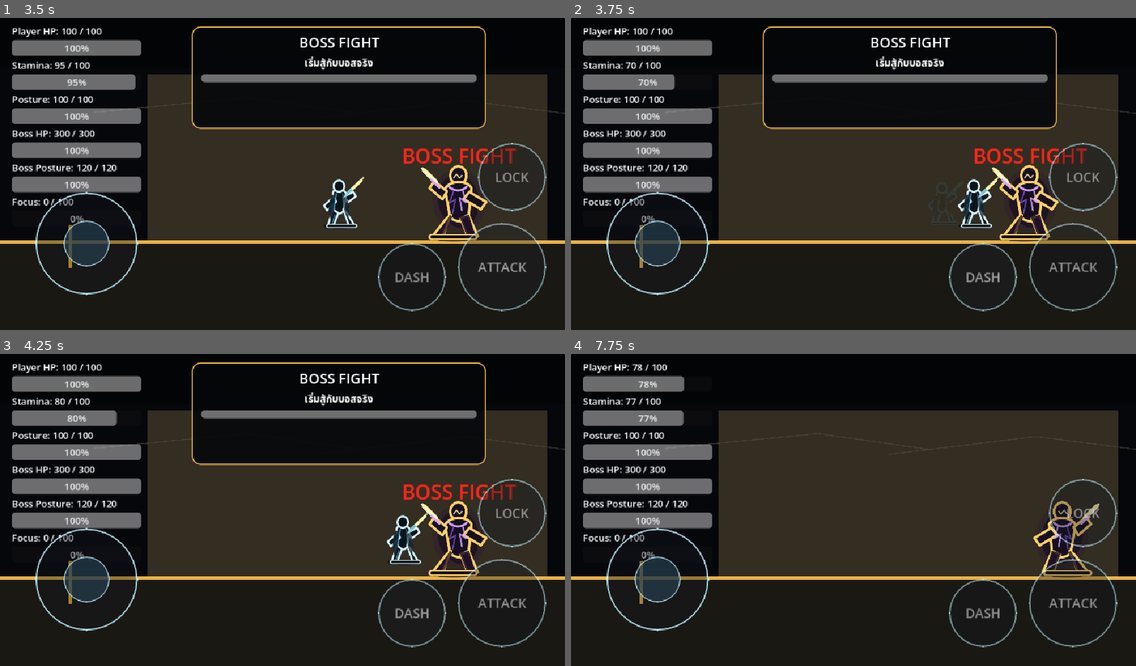
Above: before the commit, frames 1-4 (two rows, left to right).
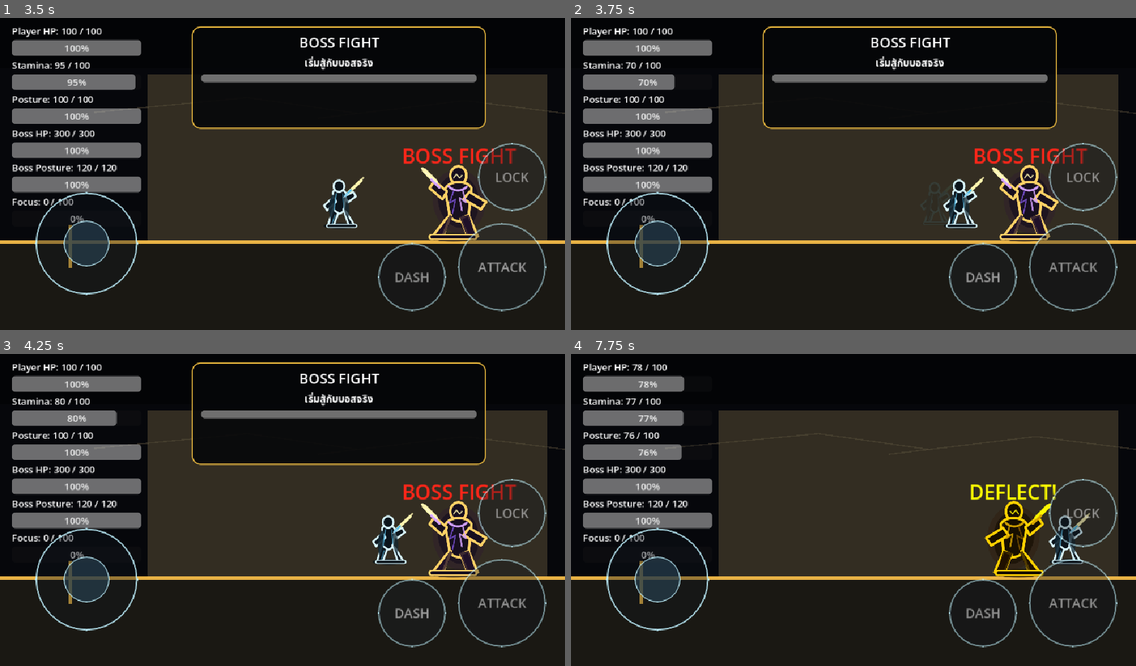
Above: after the commit, the same moments.

Repository: shanwinder/lastblade
Game: Godot game, scene res://scenes/main/BossBrokenMaster.tscn
Same seed, same stepped clock (60 frames per second), same inputs: the game is played once before the commit and once after it.
Inputs (mouse positions are in pixels of both pictures, inside the frame that each line leads up to):
- Up to frame 1 (3.5 s): click "START" at 0.5 s; click "SKIP" at 1.25 s; click "SKIP" at 2 s; click "ATTACK" at 2.75 s
- Up to frame 2 (3.75 s): click "DASH" at 3.5 s
- Up to frame 3 (4.25 s): no input
- Up to frame 4 (7.75 s): click "LOCK" at 4.25 s; click "LOCKED" at 5 s; tap Enter at 5.75 s; move the mouse to (977, 491) at 5.77 s; hold Right (ui_right) 5.78-6.5 s; tap S (dash) at 5.85, 7.35 s; click (977, 491) at 5.92 s; drag from (740, 522) to (1130, 538) at 6.52 s; move the mouse to (910, 438) at 7.27 s; hold Right (ui_right) from 7.28 s (still down)

Frame 1 is identical in both runs. In frame 2, 0.9% of the frame differs, in the area x 65-76%, y 50-68%; in frame 3, 0.9%; in frame 4, 3.4%, in the area x 9-94%, y 25-72%.

Commit message:
Balance player mechanics and remove unused camera
Reduce player movement and dash speed, slow posture regeneration, and increase posture break duration for difficulty adjustments. Remove unused game_camera.gd script reference from BossBrokenMaster scene.

Diff:
--- a/last-blade-trial/player.gd
+++ b/last-blade-trial/player.gd
@@ -20,10 +20,10 @@
 # =========================
 
 # ความเร็วในการเดินปกติ
-@export var speed: float = 200.0
+@export var speed: float = 150.0
 
 # ความเร็วตอน Dash
-@export var dash_speed: float = 650.0
+@export var dash_speed: float = 500.0
 
 # ระยะเวลาที่ Dash มีผล
 @export var dash_time: float = 0.18
@@ -139,7 +139,7 @@
 @export var max_player_posture: float = 100.0
 
 # ความเร็วในการฟื้น Player Posture ต่อวินาที
-@export var player_posture_regen_rate: float = 16.0
+@export var player_posture_regen_rate: float = 5.0
 
 # Posture ที่เสียเมื่อ Deflect สำเร็จ
 @export var posture_damage_on_deflect: float = 14.0
@@ -148,7 +148,7 @@
 @export var posture_damage_from_hit_multiplier: float = 1.6
 
 # เวลาที่ Player ชะงักเมื่อ Posture แตก
-@export var player_posture_break_time: float = 0.85
+@export var player_posture_break_time: float = 3
 
 # สัดส่วน Posture ที่คืนให้หลังฟื้นจาก Posture Break
 @export var posture_recover_ratio_after_break: float = 0.55
--- a/last-blade-trial/scenes/main/BossBrokenMaster.tscn
+++ b/last-blade-trial/scenes/main/BossBrokenMaster.tscn
@@ -5,7 +5,6 @@
 [ext_resource type="Texture2D" uid="uid://b3q1hobytor52" path="res://assets/sprites/player_silhouette.svg" id="3_5ds0b"]
 [ext_resource type="PackedScene" path="res://scenes/bosses/BossBrokenMaster.tscn" id="4_tedvd"]
 [ext_resource type="Script" uid="uid://ctwdm7k5ww2c0" path="res://HUD.gd" id="5_7w3th"]
-[ext_resource type="Script" uid="uid://bfcpuai2nb0xm" path="res://game_camera.gd" id="6_jpax5"]
 [ext_resource type="Script" uid="uid://dgxivfreo7g05" path="res://combat_decay_manager.gd" id="7_decay"]
 [ext_resource type="Script" uid="uid://c8qas2yj3xbcv" path="res://touch_controls.gd" id="8_touch"]
 [ext_resource type="Script" uid="uid://43w58vdgm2xd" path="res://player_attack_vfx_manager.gd" id="9_player_vfx"]
